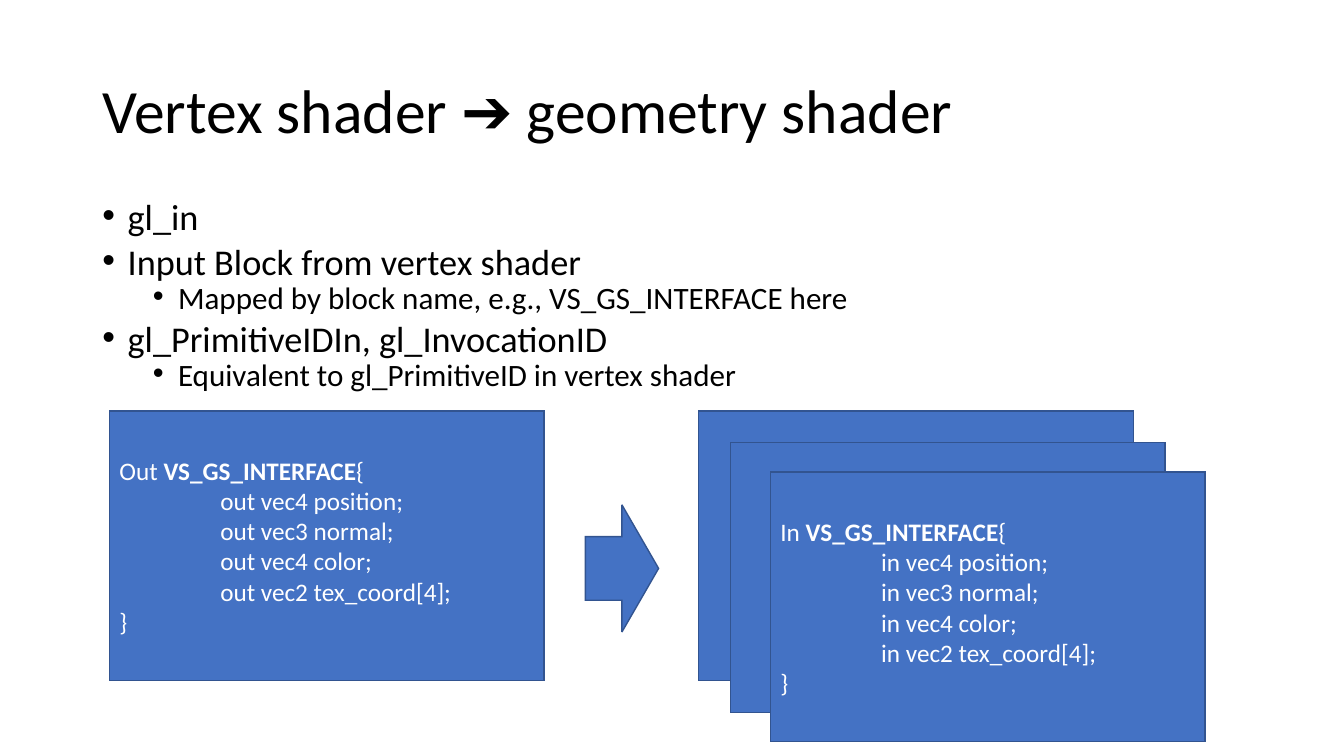
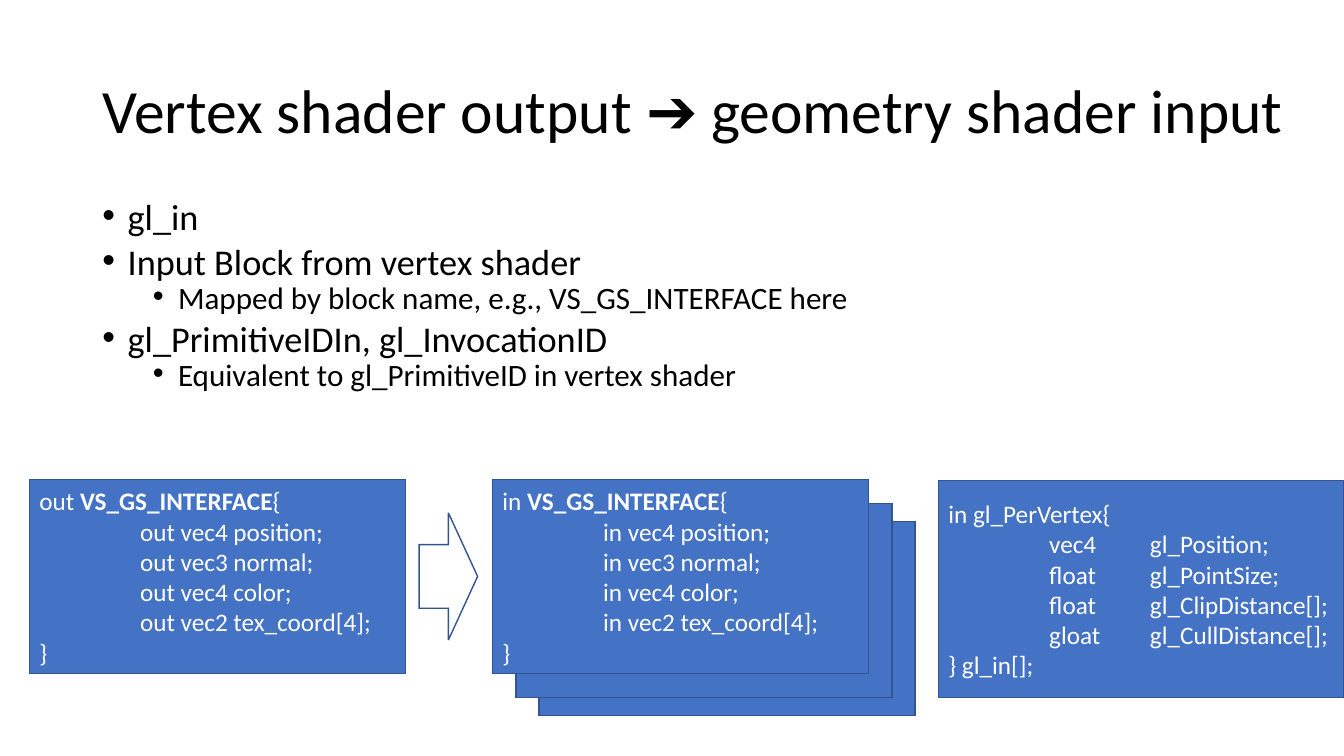
Before and after one commit to easyfly007/opengl_programming_guide, a slide deck: slide 12 of OpenGLProgrammingGuide_10_yifeih.pptx (slide 10 before the commit). Drawn at 1344x756 pixels with LibreOffice and Linux fonts; fonts in the diff are those of the drawing. Boxes give left, top, right and bottom in pixels: in the first picture for what was removed or moved away, otherwise in the second. Text is boxed around its words. In the diff, an @@ line names an element or a change of style, - is before the commit and + after.

```diff
--- a/OpenGLProgrammingGuide_10_yifeih.pptx
+++ b/OpenGLProgrammingGuide_10_yifeih.pptx
@@ title at <box>102,90,1283,144</box>: text changed @@
-Vertex shader ➔ geometry shader
+Vertex shader output ➔ geometry shader input
@@ rectangle "out VS_GS_INTERFACE{": place and size @@
-rectangle "out VS_GS_INTERFACE{" at <box>110,411,544,682</box>
+rectangle "out VS_GS_INTERFACE{" at <box>29,480,405,674</box>
@@ text in rectangle at <box>39,492,281,514</box>: text changed @@
-Out VS_GS_INTERFACE{
+out VS_GS_INTERFACE{
@@ rectangle "in VS_GS_INTERFACE{": place and size @@
-rectangle "in VS_GS_INTERFACE{" at <box>770,472,1205,742</box>
+rectangle "in VS_GS_INTERFACE{" at <box>493,480,869,674</box>
@@ text in rectangle at <box>502,492,728,514</box>: text changed @@
-In VS_GS_INTERFACE{
+in VS_GS_INTERFACE{
@@ rectangle: place and size @@
-rectangle at <box>731,443,1166,713</box>
+rectangle at <box>516,504,892,698</box>
@@ rectangle added at <box>939,481,1344,699</box>, fill #4472C4, outline #325491 1 pt, 18 pt, text #FFFFFF @@
+in gl_PerVertex{
+vec4 gl_Position;
+float gl_PointSize;
+float gl_ClipDistance[];
+gloat gl_CullDistance[];
+} gl_in[];
@@ right arrow: place and size @@
-right arrow at <box>586,505,659,632</box>
+right arrow at <box>419,513,478,640</box>
@@ right arrow at <box>419,513,478,640</box>: fill #4472C4 to none @@
@@ rectangle: place and size @@
-rectangle at <box>699,411,1133,682</box>
+rectangle at <box>539,522,915,716</box>
```
Also in this commit, not shown: 4 other slides changed, 14 slides added, 12 slides removed.
